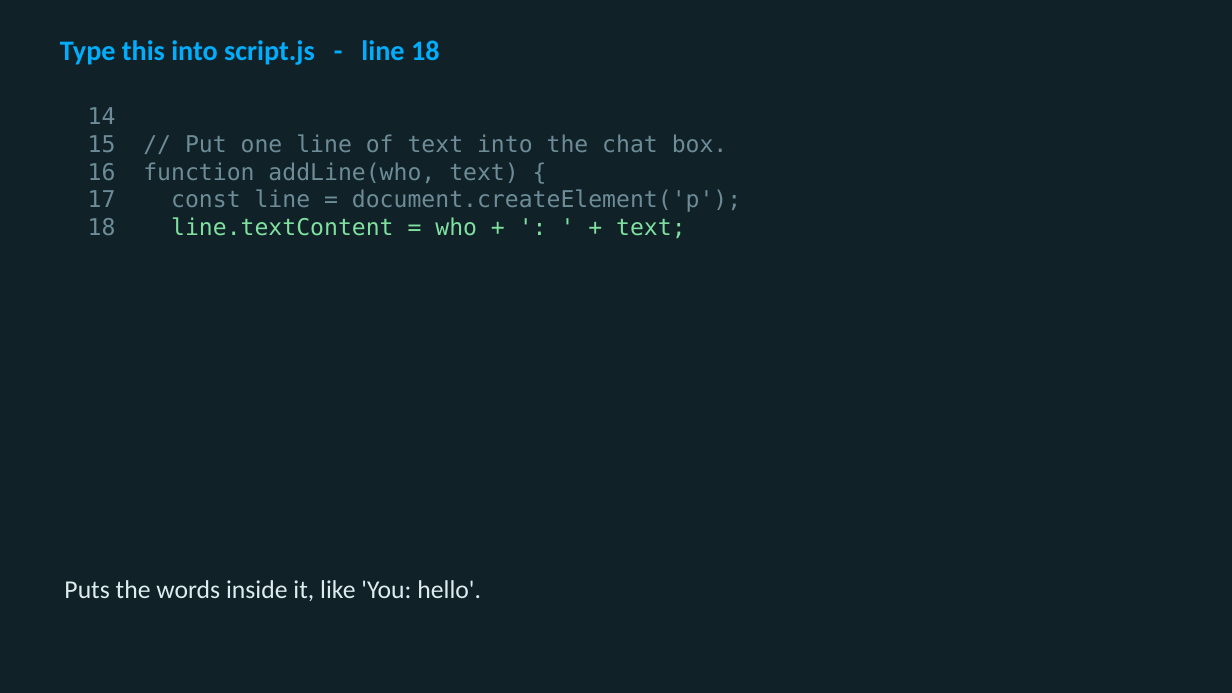
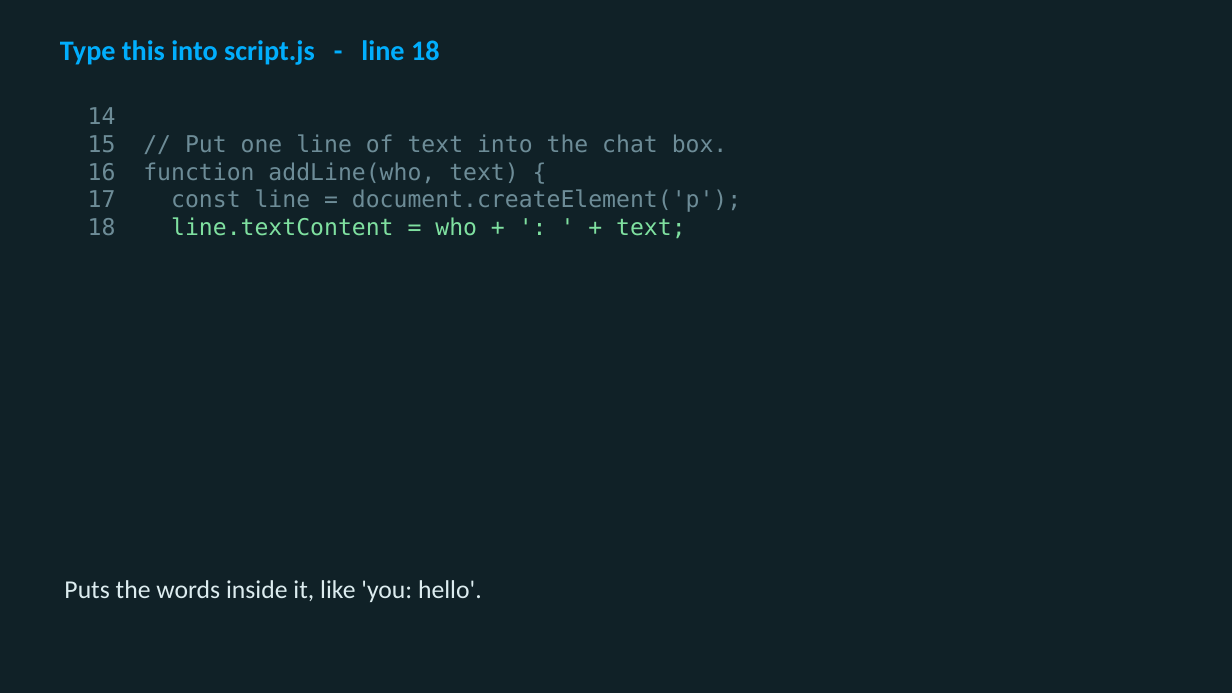
Before and after one commit to utgapps/utgapps.github.io, a slide deck: slide 20 of ai101/slides/week-02.pptx. Drawn at 1232x693 pixels with LibreOffice and Linux fonts; fonts in the diff are those of the drawing. Boxes give left, top, right and bottom in pixels: in the first picture for what was removed or moved away, otherwise in the second. Text is boxed around its words. In the diff, an @@ line names an element or a change of style, - is before the commit and + after.

```diff
--- a/ai101/slides/week-02.pptx
+++ b/ai101/slides/week-02.pptx
@@ text at (64,580,482,602): text changed @@
-Puts the words inside it, like 'You: hello'.
+Puts the words inside it, like 'you: hello'.
```
Also in this commit, not shown: 6 other slides changed, 23 other files.
